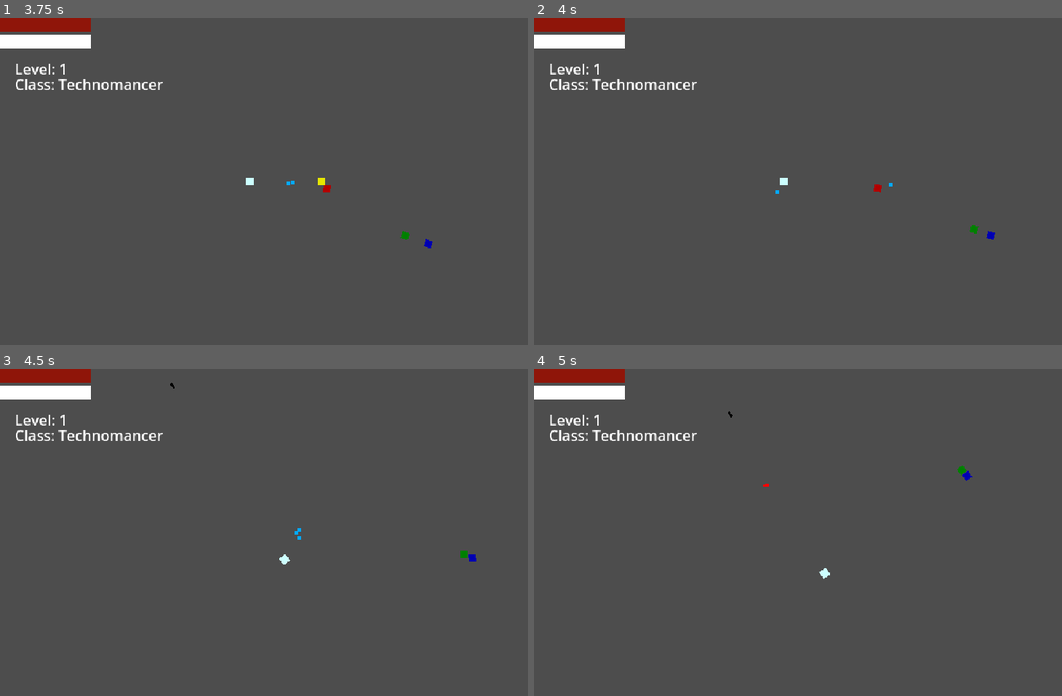
Above: before the commit, frames 1-4 (two rows, left to right).
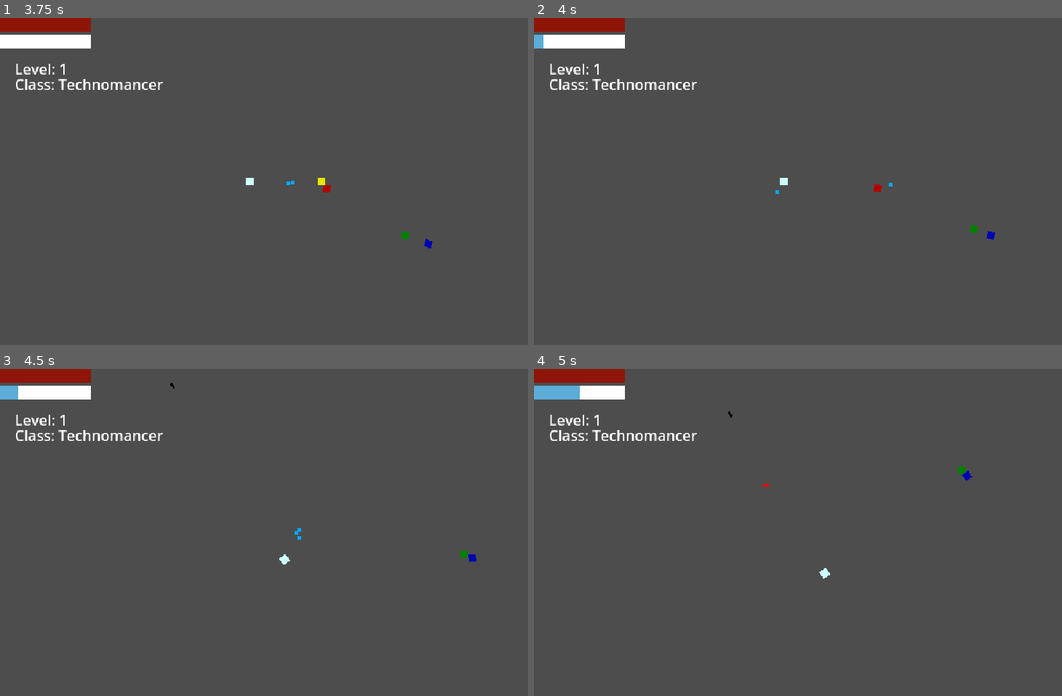
Above: after the commit, the same moments.

Repository: EmpexOri/OperationHavok
Game: Godot game, scene res://Scenes/MenuScene.tscn
Same seed, same stepped clock (60 frames per second), same inputs: the game is played once before the commit and once after it.
Inputs (mouse positions are in pixels of both pictures, inside the frame that each line leads up to):
- Up to frame 1 (3.75 s): click "Play" at 0.5 s; move the mouse to (264, 246) at 1.27 s; hold W (up) 1.28-2.78 s; click (264, 246) at 1.35 s; move the mouse to (464, 230) at 2.02 s; click (464, 230) at 2.1 s; move the mouse to (116, 132) at 2.77 s; hold A (left) from 2.78 s (still down); click (116, 132) at 2.85 s; move the mouse to (322, 181) at 3.52 s; click (322, 181) at 3.6 s
- Up to frame 2 (4 s): keep holding A (left)
- Up to frame 3 (4.5 s): move the mouse to (205, 450) at 4.27 s; release A (left) at 4.28 s; hold S (down) from 4.28 s (still down); click (205, 450) at 4.35 s
- Up to frame 4 (5 s): keep holding S (down)

Frame 1 is identical in both runs. In frame 2, less than 0.1% of the frame differs, in the area x 0-2%, y 5-10%; in frame 3, 0.1%; in frame 4, 0.4%, in the area x 0-9%, y 5-10%.

Commit message:
Levelling now works, minor changes to XP script

Diff:
--- a/Assets/Scripts/Misc/xp.gd
+++ b/Assets/Scripts/Misc/xp.gd
@@ -1,5 +1,4 @@
 extends CharacterBody2D
-
 
 var speed = 300.0
 var separation_distance = 10.0
@@ -11,6 +10,7 @@
 
 var pickup_range = 150
 var player_in_range = false
+var xp_value: int = 10  # Default XP value, can be set per enemy drop, so whatever you prefer <3 ~Ollie
 
 func _ready() -> void:
 	add_to_group("xp")
@@ -28,6 +28,7 @@
 		if distance_to_player < pickup_range:
 			player_in_range = true
 		if distance_to_player < 10:
+			AddXPToCurrentClass(xp_value)
 			queue_free()
 
 	if player_in_range:
@@ -54,3 +55,6 @@
 
 		velocity = target_velocity
 		move_and_slide()
+
+func AddXPToCurrentClass(amount: int):
+	Global.AddXP(amount)
--- a/Assets/Scripts/Player Scripts/PlayerUIHandler.gd
+++ b/Assets/Scripts/Player Scripts/PlayerUIHandler.gd
@@ -6,6 +6,7 @@
 @onready var ClassLabel: Label = $UIContainer/ClassLabel
 
 func _ready():
+	await get_tree().process_frame  # Ensures UI elements are ready before updating
 	UpdateHealthBar()
 	UpdateXPBar()
 	UpdateClassInfo()
@@ -16,23 +17,26 @@
 	UpdateClassInfo()
 
 func UpdateHealthBar():
-	print("HP:", Global.PlayerHP, " / ", Global.PlayerHPMax)
-	HealthBar.max_value = Global.PlayerHPMax
-	HealthBar.value = Global.PlayerHP
+	if HealthBar:
+		print("HP:", Global.PlayerHP, " / ", Global.PlayerHPMax)
+		HealthBar.max_value = Global.PlayerHPMax
+		HealthBar.value = Global.PlayerHP
 
 func UpdateXPBar():
-	var CurrentClass = Global.CurrentClass
-	var Level = Global.ClassData[CurrentClass]["Level"]
-	var XP = Global.ClassData[CurrentClass]["XP"]
-	var XPNeeded = Global.XPRequiredForLevel(Level)
+	if XPBar:
+		var CurrentClass = Global.CurrentClass
+		var Level = Global.ClassData[CurrentClass]["Level"]
+		var XP = Global.ClassData[CurrentClass]["XP"]
+		var XPNeeded = Global.XPRequiredForLevel(Level)
 
-	print("XP:", XP, " / ", XPNeeded)
-	XPBar.max_value = XPNeeded
-	XPBar.value = XP
+		print("XP:", XP, " / ", XPNeeded)
+		XPBar.max_value = XPNeeded
+		XPBar.value = XP
 
 func UpdateClassInfo():
-	var CurrentClass = Global.CurrentClass
-	var Level = Global.ClassData[CurrentClass]["Level"]
+	if LevelLabel and ClassLabel:
+		var CurrentClass = Global.CurrentClass
+		var Level = Global.ClassData[CurrentClass]["Level"]
 
-	LevelLabel.text = "Level: " + str(Level)
-	ClassLabel.text = "Class: " + CurrentClass
+		LevelLabel.text = "Level: " + str(Level)
+		ClassLabel.text = "Class: " + CurrentClass
--- a/Assets/Scripts/Universal Scripts/Global.gd
+++ b/Assets/Scripts/Universal Scripts/Global.gd
@@ -1,52 +1,60 @@
 extends Node
 
-# Class-based XP and Level Tracking
+var PlayerHP: int = 100
+var PlayerHPMax: int = 100
+var CurrentClass: String = "Technomancer" # <Our default class for now
+
 var ClassData = {
 	"Technomancer": {"Level": 1, "XP": 0},
 	"Gunslinger": {"Level": 1, "XP": 0},
 	"Fleshthing": {"Level": 1, "XP": 0}
 }
 
-# Active Class
-var CurrentClass: String = "Technomancer" # Default class for now, we can sleect later
+func XPRequiredForLevel(level: int) -> int:
+	return 100 * pow(1.2, level - 1)  # Exponential XP scaling sorta
 
-# Player HP (scales with level)
-var PlayerHP: int = 100
-var PlayerHPMax: int = 100
+func AddXP(amount: int):
+	var level = ClassData[CurrentClass]["Level"]
+	var current_xp = ClassData[CurrentClass]["XP"]
+	var xp_needed = XPRequiredForLevel(level)
 
-# XP Formula - Exponential Growth
-func XPRequiredForLevel(Level: int) -> int:
-	return int(100 * pow(1.2, Level - 1))  # Semi-Exponential XP requirement
+	current_xp += amount
+	while current_xp >= xp_needed:
+		current_xp -= xp_needed
+		LevelUp()
+		xp_needed = XPRequiredForLevel(ClassData[CurrentClass]["Level"])
 
-# HP Scaling Function
-func CalculateMaxHP(Level: int, ClassName: String) -> int:
-	match ClassName:
-		"Technomancer":
-			return 100 + (min(Level, 10) * 25) + (max(Level - 10, 0) * 10)
-		"Gunslinger":
-			return 100 + (min(Level, 10) * 50) + (max(Level - 10, 0) * 25)
-		"Fleshthing":
-			return 100 + (min(Level, 10) * 100) + (max(Level - 10, 0) * 50)
-	return 100  # Default fallback
+	ClassData[CurrentClass]["XP"] = current_xp
+	UpdateXPBar()
 
-# Add XP and handle Level-Up
-func AddXP(Amount: int):
-	var ClassInfo = ClassData[CurrentClass]
-	ClassInfo["XP"] += Amount
+func LevelUp():
+	ClassData[CurrentClass]["Level"] += 1
+	UpdateHP()
 
-	while ClassInfo["XP"] >= XPRequiredForLevel(ClassInfo["Level"]):
-		ClassInfo["XP"] -= XPRequiredForLevel(ClassInfo["Level"])
-		ClassInfo["Level"] += 1
-		PlayerHPMax = CalculateMaxHP(ClassInfo["Level"], CurrentClass)
-		PlayerHP = PlayerHPMax  # Heal fully on level-up
-		print(CurrentClass, " leveled up to Level ", ClassInfo["Level"], "! New Max HP: ", PlayerHPMax)
+func UpdateHP():
+	var level = ClassData[CurrentClass]["Level"]
+	if CurrentClass == "Technomancer":
+		PlayerHPMax = 100 + min(level, 10) * 25 + max(level - 10, 0) * 10 #Technomancers gain 25 hp per level until; level 11 when it drops to 10
+	elif CurrentClass == "Gunslinger":
+		PlayerHPMax = 100 + min(level, 10) * 50 + max(level - 10, 0) * 25 #Gunslinger gain 50 hp per level until; level 11 when it drops to 25
+	elif CurrentClass == "Fleshthing":
+		PlayerHPMax = 100 + min(level, 10) * 100 + max(level - 10, 0) * 50 #Fleshthing gain 100 hp per level until; level 11 when it drops to 50
 
-# Change the player's current class
-func ChangeClass(NewClass: String):
-	if NewClass in ClassData:
-		CurrentClass = NewClass
-		var ClassInfo = ClassData[NewClass]
-		PlayerHPMax = CalculateMaxHP(ClassInfo["Level"], NewClass)
-		PlayerHP = PlayerHPMax  # Heal when swapping class
-	else:
-		print("Invalid class: ", NewClass)
+	PlayerHP = PlayerHPMax  # Restore HP on level up
+	UpdateHealthBar()
+
+func UpdateXPBar():
+	var level = ClassData[CurrentClass]["Level"]
+	var xp_needed = XPRequiredForLevel(level)
+	var xp = ClassData[CurrentClass]["XP"]
+
+	var ui_handler = get_node_or_null("/root/MainScene/PlayerUIHandler")
+	if ui_handler:
+		ui_handler.XPBar.max_value = xp_needed
+		ui_handler.XPBar.value = xp
+
+func UpdateHealthBar():
+	var ui_handler = get_node_or_null("/root/MainScene/PlayerUIHandler")
+	if ui_handler:
+		ui_handler.HealthBar.max_value = PlayerHPMax
+		ui_handler.HealthBar.value = PlayerHP
